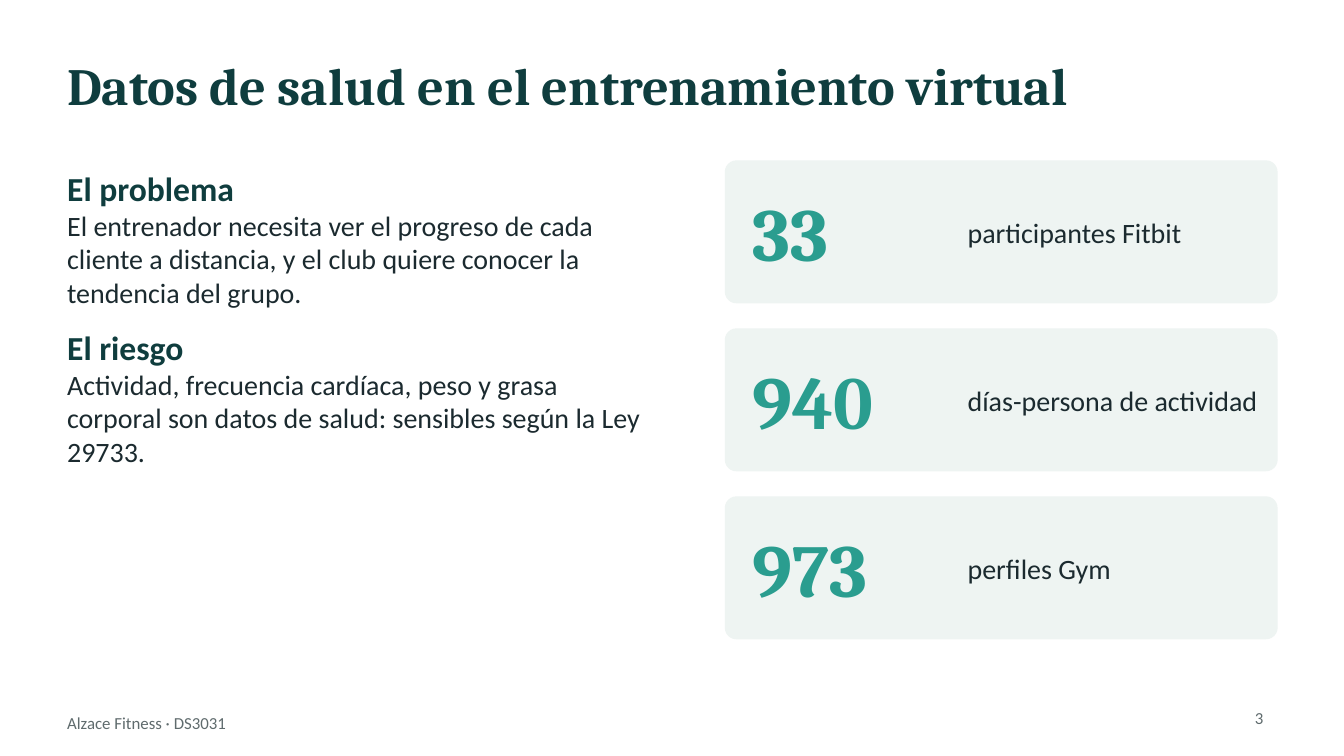
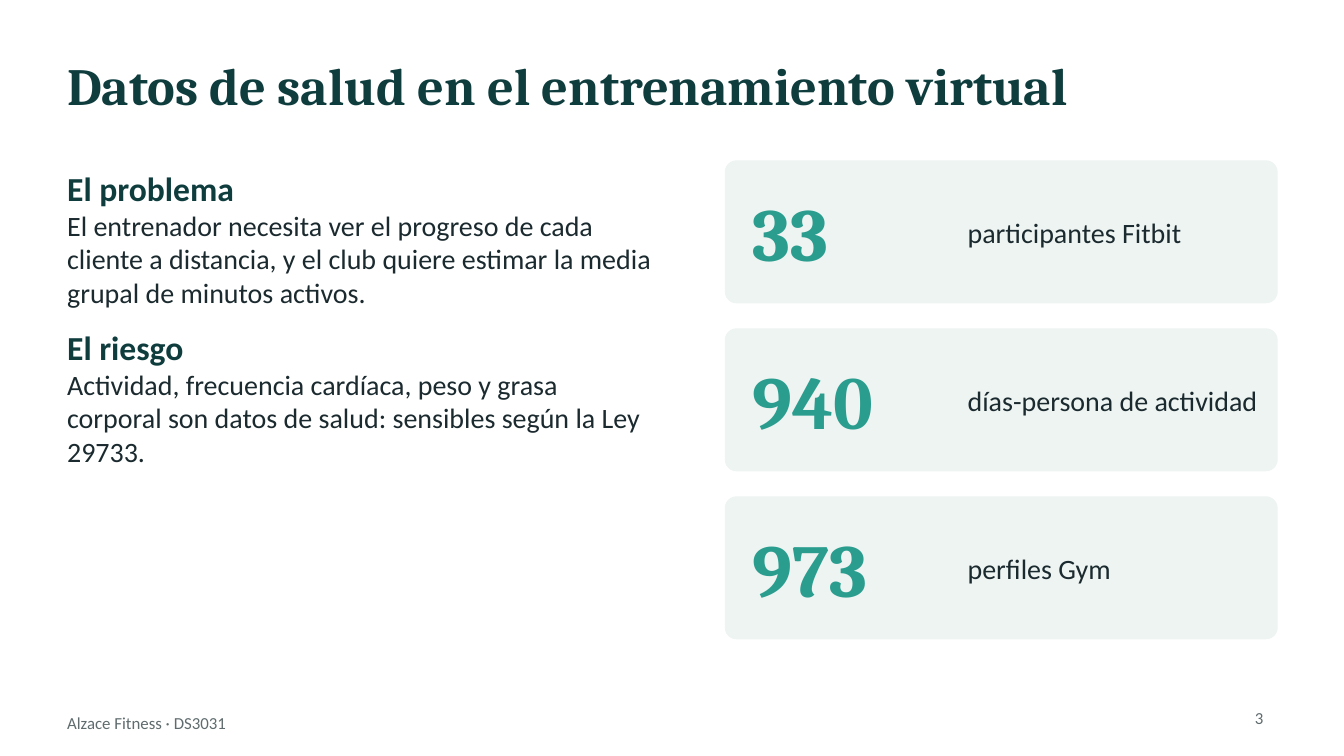
Before and after one commit to JoelxD12O/Proyecto-2---etica-y-seguridad-de-datos, a slide deck: slide 3 of presentacion/Presentacion_Alzace_Final.pptx. Drawn at 1344x756 pixels with LibreOffice and Linux fonts; fonts in the diff are those of the drawing. Boxes give left, top, right and bottom in pixels: in the first picture for what was removed or moved away, otherwise in the second. Text is boxed around its words. In the diff, an @@ line names an element or a change of style, - is before the commit and + after.

```diff
--- a/presentacion/Presentacion_Alzace_Final.pptx
+++ b/presentacion/Presentacion_Alzace_Final.pptx
@@ text at (67, 216, 651, 308): text changed @@
-El entrenador necesita ver el progreso de cada cliente a distancia, y el club quiere conocer la tendencia del grupo.
+El entrenador necesita ver el progreso de cada cliente a distancia, y el club quiere estimar la media grupal de minutos activos.
```
Also in this commit, not shown: 4 other slides changed, 11 slides added, 10 slides removed, 11 other files.
